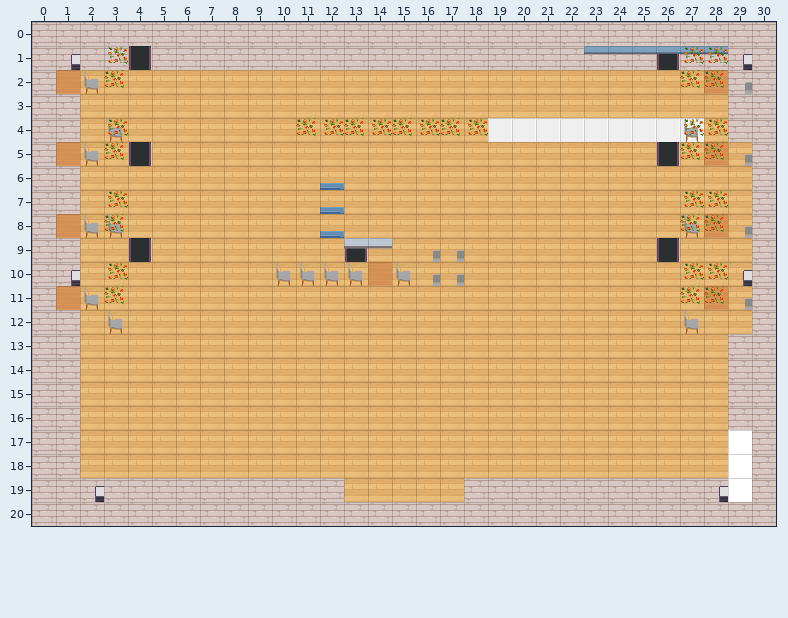
Tiled map (JSON) -- workadventure/maps/gaming-loft.tmj. The picture above is the old version.
Cells are 32x32 px. Shown: x 0..30, y 0..20.
The result:
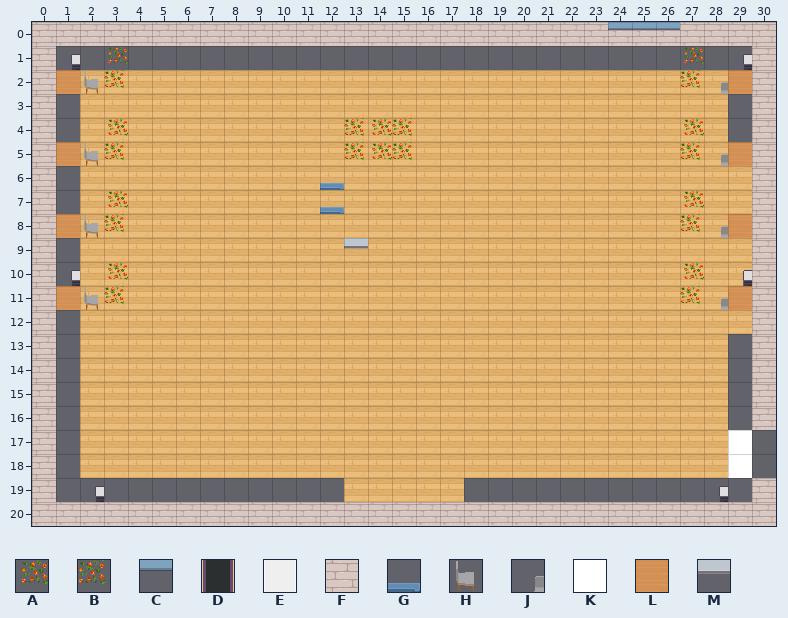
Key: from "WA_Exterior": A 558, B 559; from "WA_Miscellaneous": C 51; from "WA_Room_Builder": D 102, E 280, F 310; from "WA_Seats": G 5, H 119, J 121; from "WA_Special_Zones": K 0; from "WA_Tables": L 13, M 26.
_ is an empty cell, # one hidden under a higher layer.
Commit: workadventure: rebuild from coordinate plan — collision-aligned gaming stations, clear exit gaps
The edit:
Layer "collisions":
y 1: x 1..4 #### -> ____; x 23..29 ####### -> _______
y 3..4: x 1 # -> _; x 29 # -> _
y 6..7: x 1 # -> _
y 9..10: x 1 # -> _
y 12..13: x 1 # -> _
Layer "walls/walls1":
y 1: x 1..29 FFFDFFFFFFFFFFFFFFFFFFFFFDFFF -> _____________________________
y 2: x 29 F -> _
y 3: x 1 F -> _; x 29 F -> _
y 4: x 1 F -> _; x 19..27 EEEEEEEEE -> _________; x 29 F -> _
y 5: x 4 D -> _; x 26 D -> _
y 6..7: x 1 F -> _
y 9: x 1 F -> _; x 4 D -> _; x 13 D -> _; x 26 D -> _
y 10: x 1 F -> _; x 10..15 HHHH#H -> ______
y 12: x 1 F -> _
y 13..16: x 1 F -> _; x 29 F -> _
y 17..18: x 1 F -> _; x 30 F -> _
y 19: x 1..12 FFFFFFFFFFFF -> ____________; x 18..29 FFFFFFFFFFF# -> ____________
Layer "furniture/furniture1":
y 0: x 24..26 ___ -> CCC
y 1: x 23..28 CCCCCC -> ______
y 2: x 28..29 LJ -> JL
y 4: x 3 H -> _; x 27 H -> _
y 5: x 28..29 LJ -> JL
y 8: x 3 H -> _; x 12 G -> _; x 27..29 HLJ -> _JL
y 9: x 14 M -> _; x 16..17 JJ -> __
y 10: x 14 L -> _; x 16..17 JJ -> __
y 11: x 28..29 LJ -> JL
y 12: x 3 H -> _; x 27 H -> _
Layer "above/above1":
y 1: x 28 A -> _
y 2: x 28 B -> _
y 4: x 11..12 BA -> __; x 16..18 ABA -> ___; x 28 A -> _
y 5: x 13..15 ___ -> BAB; x 28 B -> _
y 7: x 28 A -> _
y 8: x 28 B -> _
y 10: x 28 A -> _
y 11: x 28 B -> _
Layer "exit-to-cinema":
y 19: x 29 K -> _
